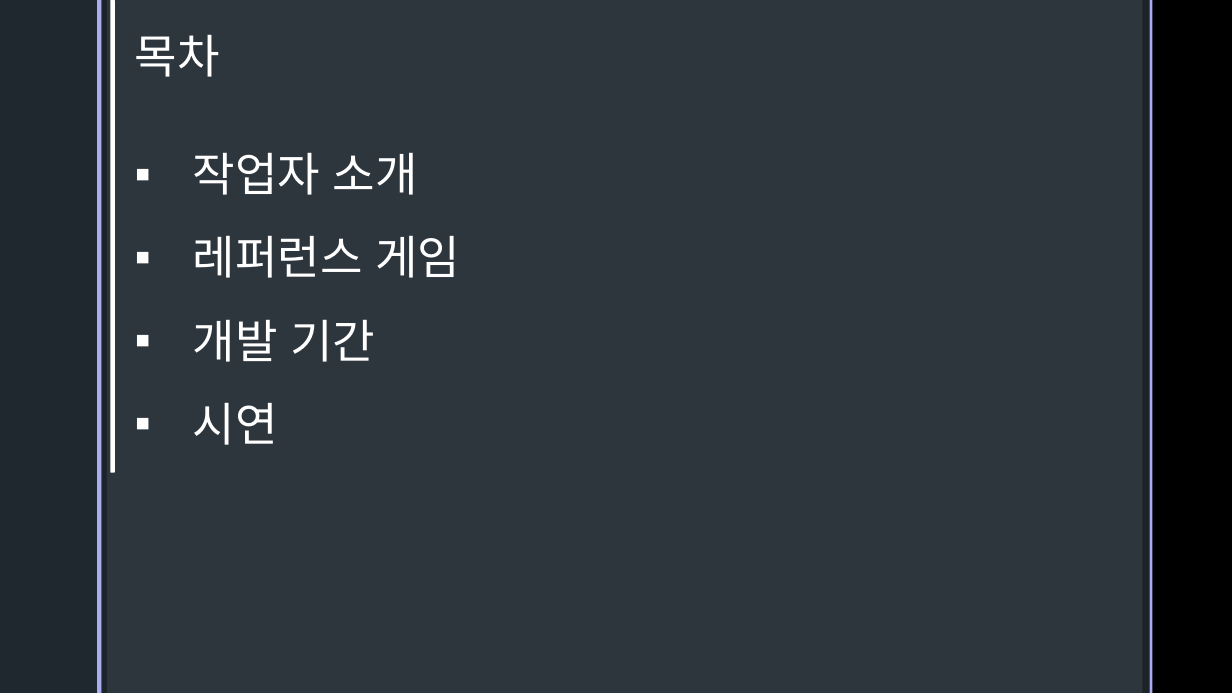
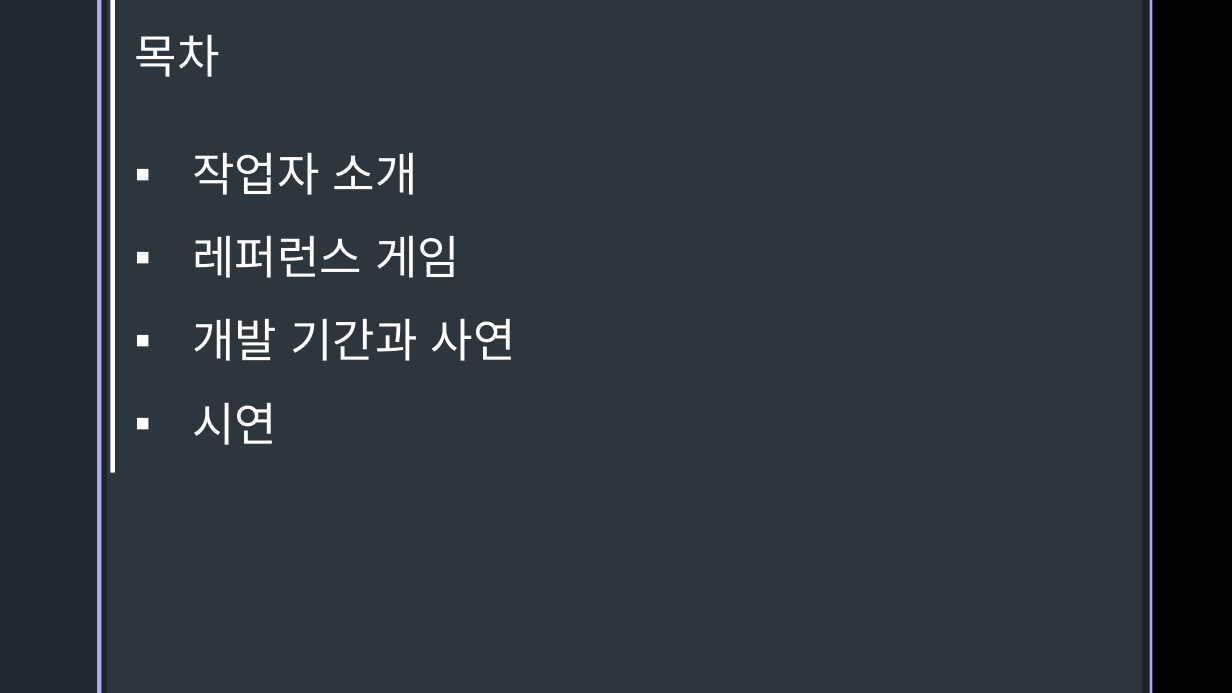
Before and after one commit to Proffeine0327/SchoolPresentationProject, a slide deck: slide 2 of SchoolPresentationProject/Assets/Assets/Monster Scremble.pptx. Drawn at 1232x693 pixels with LibreOffice and Linux fonts; fonts in the diff are those of the drawing; background and template pictures are left out. Boxes give left, top, right and bottom in pixels: in the first picture for what was removed or moved away, otherwise in the second. Text is boxed around its words. In the diff, an @@ line names an element or a change of style, - is before the commit and + after.

```diff
--- a/SchoolPresentationProject/Assets/Assets/Monster Scremble.pptx
+++ b/SchoolPresentationProject/Assets/Assets/Monster Scremble.pptx
@@ text at (192,318,516,361): text changed @@
-▪ 개발 기간
+▪ 개발 기간과 사연
```
Also in this commit, not shown: 4 other slides changed, 1 slide added, 33 other files.
